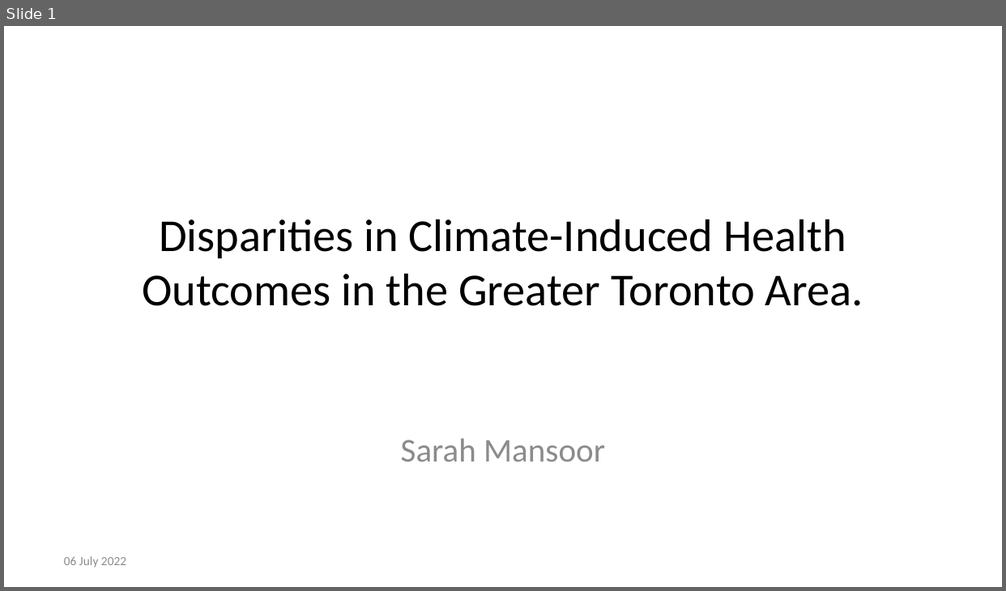
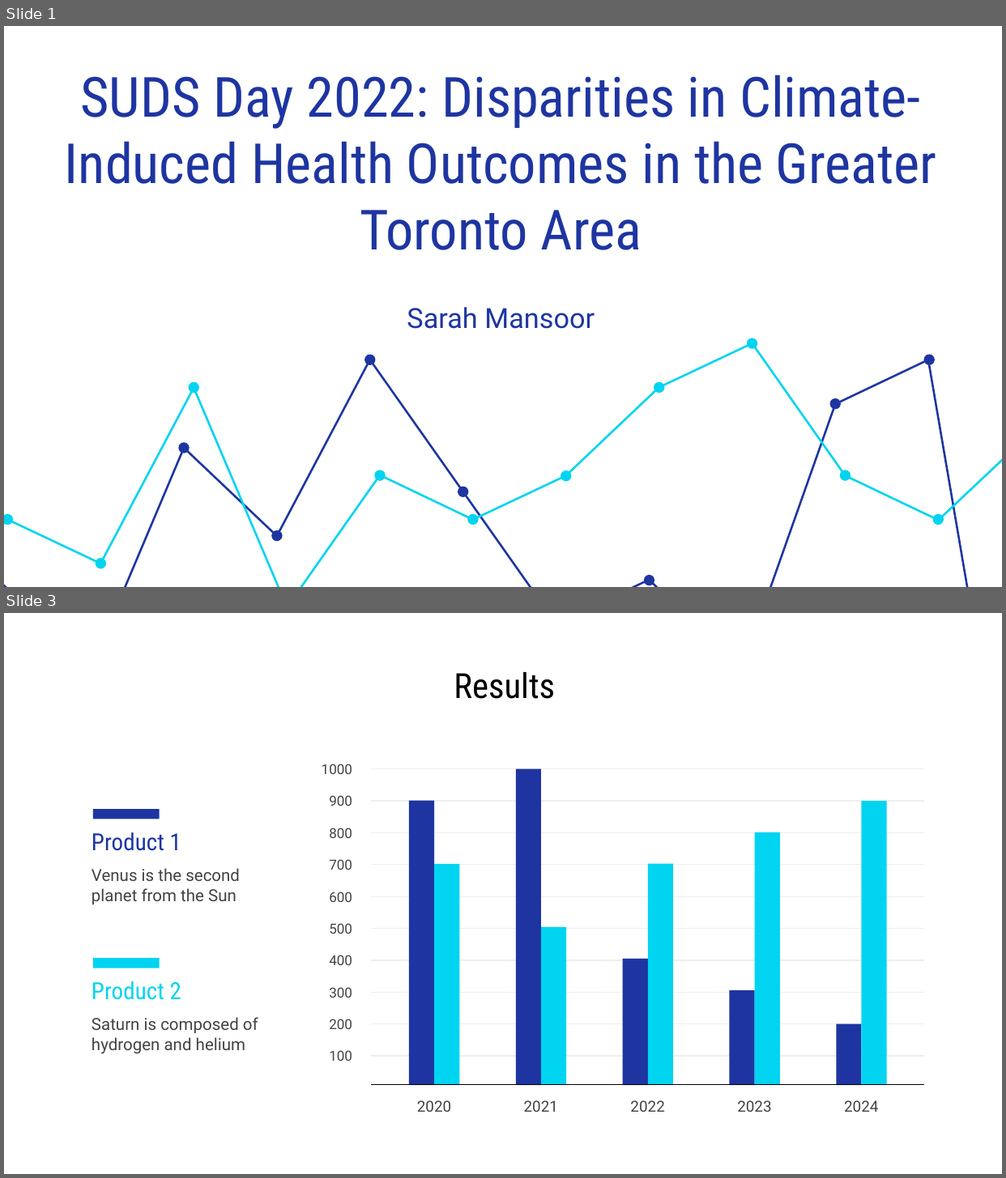
Before and after one commit to sarahmansoorr/SUDS2022, a slide deck: outputs/presentation/presentation.pptx. Shown one above the other, each under a label of ours: slide 1 before the commit, slides 1 and 3 after it; the slides between them are not shown. The pictures are 1006x591 and 1006x1178 pixels, drawn with LibreOffice and Linux fonts; fonts in the diff are those of the drawing. Boxes give left, top, right and bottom in pixels: in the first picture for what was removed or moved away, otherwise in the second. Text is boxed around its words. In the diff, an @@ line names an element or a change of style, - is before the commit and + after.

```diff
--- a/outputs/presentation/presentation.pptx
+++ b/outputs/presentation/presentation.pptx
@@ slide 3 added at [4,613,1002,1174], background #FFFFFF @@
@@ title added at [454,672,555,699], 25 pt, text #000000 @@
+Results
@@ group added at [322,764,924,1061]: 10 lines, 10 texts @@
+100
+200
+300
+400
+500
+600
+700
+800
+900
+1000
@@ rectangle added at [516,769,541,1085], fill #1E35A1 @@
@@ rectangle added at [409,801,434,1085], fill #1E35A1 @@
@@ rectangle added at [861,801,886,1085], fill #00D4F0 @@
@@ rectangle added at [93,810,159,820], fill #1E35A1 @@
@@ text added at [91,833,181,851], 17 pt, text #1E35A1 @@
+Product 1
@@ rectangle added at [754,833,779,1086], fill #00D4F0 @@
@@ text added at [91,868,240,905], 12 pt, text #434343 @@
+Venus is the second planet from the Sun
@@ rectangle added at [434,863,459,1085], fill #00D4F0 @@
@@ rectangle added at [648,863,672,1085], fill #00D4F0 @@
@@ rectangle added at [541,927,566,1085], fill #00D4F0 @@
@@ rectangle added at [93,958,159,969], fill #00D4F0 @@
@@ rectangle added at [623,960,648,1086], fill #1E35A1 @@
@@ text added at [91,982,181,1000], 17 pt, text #00D4F0 @@
+Product 2
@@ rectangle added at [730,990,754,1085], fill #1E35A1 @@
@@ text added at [91,1017,258,1054], 12 pt, text #434343 @@
+Saturn is composed of hydrogen and helium
@@ rectangle added at [836,1024,861,1085], fill #1E35A1 @@
@@ line added from (371, 1085) to (924, 1085), #000000 0.75 pt @@
@@ text added at [417,1101,451,1112], 11 pt, text #434343 @@
+2020
@@ text added at [524,1101,558,1112], 11 pt, text #434343 @@
+2021
@@ text added at [630,1101,664,1112], 11 pt, text #434343 @@
+2022
@@ text added at [737,1101,771,1112], 11 pt, text #434343 @@
+2023
@@ text added at [844,1101,878,1112], 11 pt, text #434343 @@
+2024
@@ slide 1 changed as well @@
@@ text at [65,75,936,250]: text changed; size 33 to 40 pt; font Calibri to Roboto Condensed; text colour #000000 to #1E35A1 @@
-Disparities in Climate-Induced Health Outcomes in the Greater Toronto Area.
+SUDS Day 2022: Disparities in Climate-Induced Health Outcomes in the Greater Toronto Area
@@ subtitle "Sarah Mansoor": place and size @@
-subtitle "Sarah Mansoor" at [401,438,605,462]
+subtitle "Sarah Mansoor" at [407,307,594,329]
@@ subtitle "Sarah Mansoor" at [407,307,594,329]: size 24 to 20 pt, font Calibri to Roboto, text colour #8C8C8C to #1E35A1; less space between paragraphs; vertical alignment top to middle @@
@@ group added at [4,354,989,587]: 7 ellipses, 1 freeform shape @@
@@ group added at [4,339,1002,587]: 10 ellipses, 1 freeform shape @@
@@ text removed at [64,557,126,568] @@
-06 July 2022
```
Also in this commit, not shown: 32 other slides added, 4 slides removed, 1 other file.
